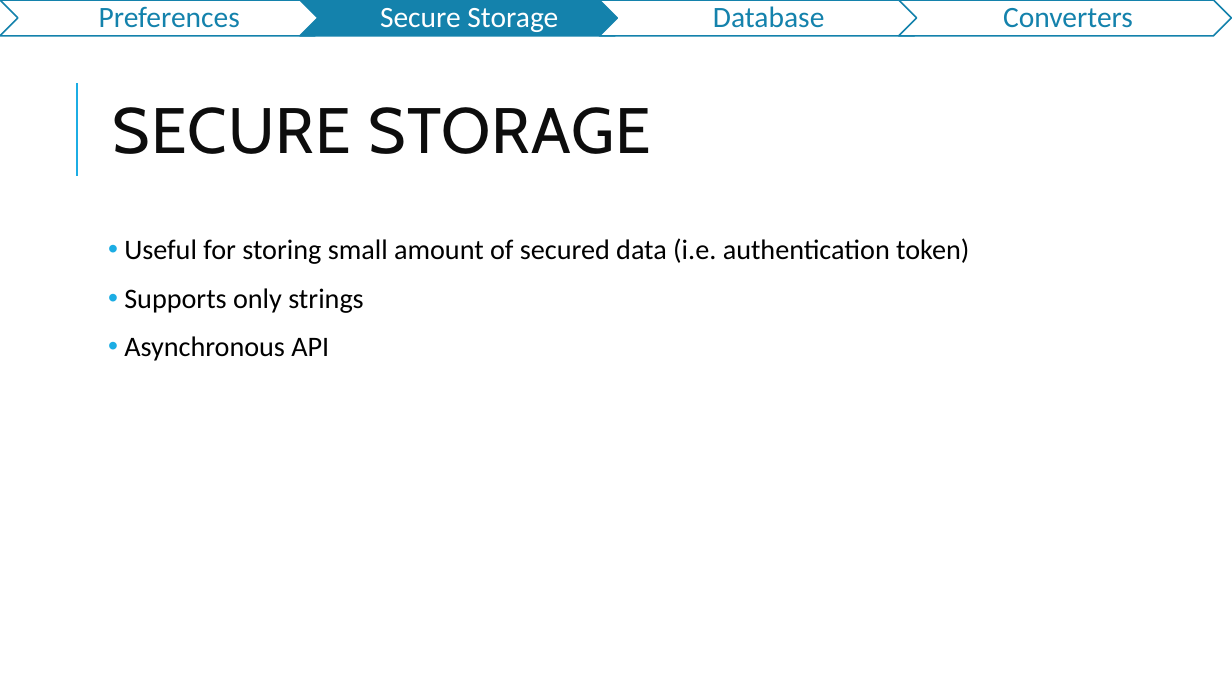
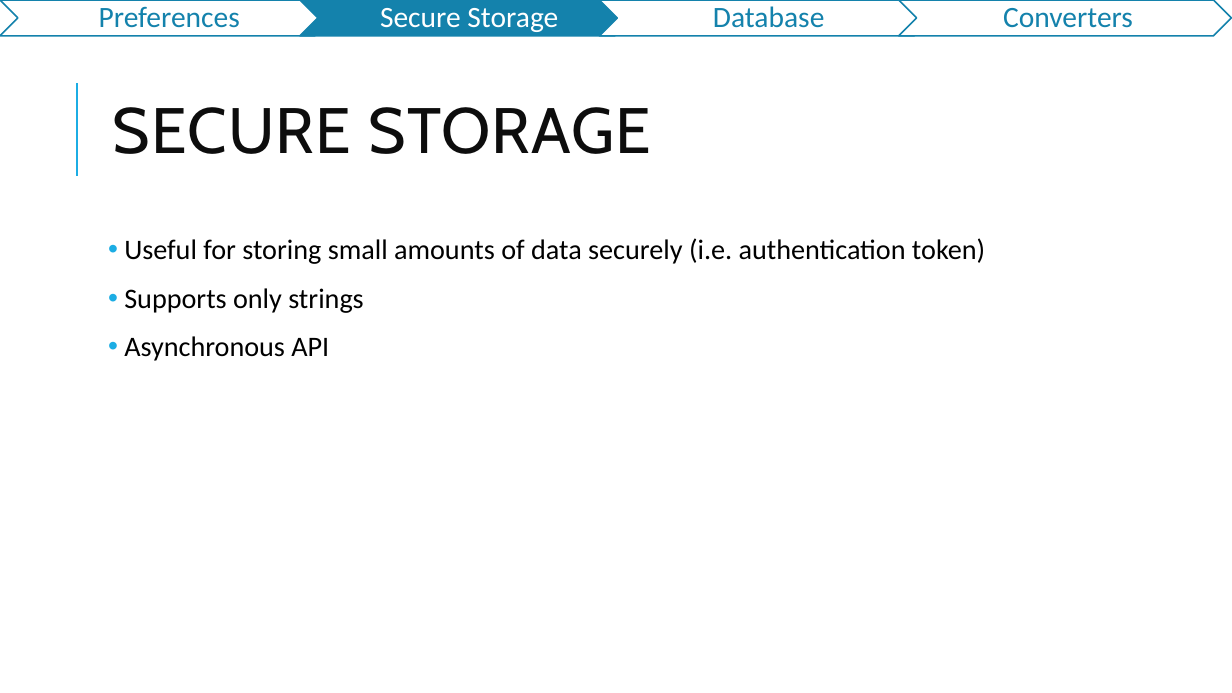
Before and after one commit to jasho/pv239-maui, a slide deck: slide 7 of 05_Storage/PV239-MAUI-05_Storage.pptx. Drawn at 1232x693 pixels with LibreOffice and Linux fonts; fonts in the diff are those of the drawing. Boxes give left, top, right and bottom in pixels: in the first picture for what was removed or moved away, otherwise in the second. Text is boxed around its words. In the diff, an @@ line names an element or a change of style, - is before the commit and + after.

```diff
--- a/05_Storage/PV239-MAUI-05_Storage.pptx
+++ b/05_Storage/PV239-MAUI-05_Storage.pptx
@@ text at (124,238,985,264): text changed @@
-• Useful for storing small amount of secured data (i.e. authentication token)
+• Useful for storing small amounts of data securely (i.e. authentication token)
```
Also in this commit, not shown: 7 other slides changed.
